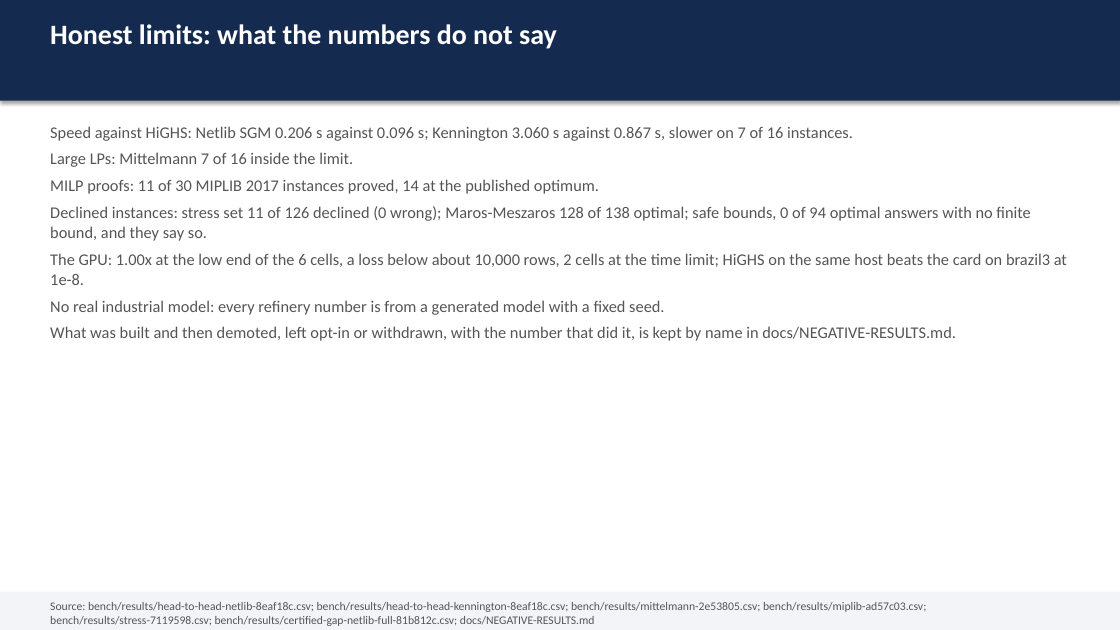
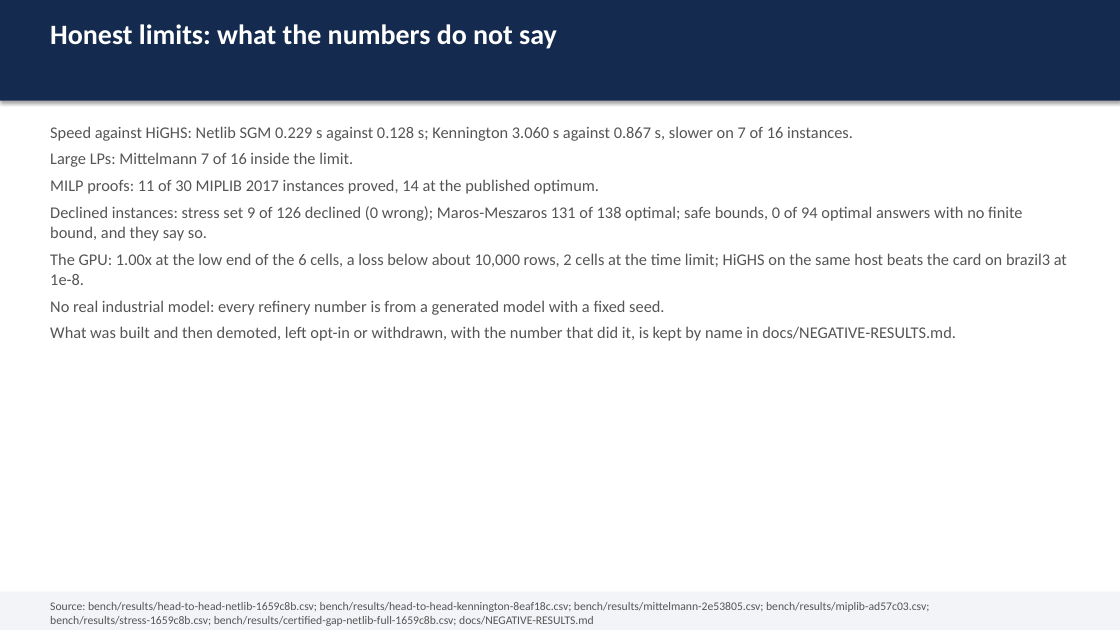
Before and after one commit to thegoodengineers/SANKHYA, a slide deck: slide 11 of docs/SANKHYA-deck.pptx. Drawn at 1120x630 pixels with LibreOffice and Linux fonts; fonts in the diff are those of the drawing. Boxes give left, top, right and bottom in pixels: in the first picture for what was removed or moved away, otherwise in the second. Text is boxed around its words. In the diff, an @@ line names an element or a change of style, - is before the commit and + after.

Commit message:
bench(main): Maros-Meszaros 131 optimal and 129 verified at the reference, pooling 38 of 39 with every certificate checked, and the LP sets, on main at 1659c8b
Every suite below ran through bench.yml on a GitHub-hosted runner, built from main at
1659c8b5 (after #1284, #1288, #1291 and #1282), at each set's stated protocol. The README
scoreboard, docs/BENCHMARKS.md and docs/REPORT.* are regenerated by their generators; the
README prose names the new counts and the merged capabilities a reader should see.

```diff
--- a/docs/SANKHYA-deck.pptx
+++ b/docs/SANKHYA-deck.pptx
@@ text at (50, 126, 853, 141): text changed @@
-Speed against HiGHS: Netlib SGM 0.206 s against 0.096 s; Kennington 3.060 s against 0.867 s, slower on 7 of 16 instances.
+Speed against HiGHS: Netlib SGM 0.229 s against 0.128 s; Kennington 3.060 s against 0.867 s, slower on 7 of 16 instances.
@@ text at (50, 206, 1022, 241): text changed @@
-Declined instances: stress set 11 of 126 declined (0 wrong); Maros-Meszaros 128 of 138 optimal; safe bounds, 0 of 94 optimal answers with no finite bound, and they say so.
+Declined instances: stress set 9 of 126 declined (0 wrong); Maros-Meszaros 131 of 138 optimal; safe bounds, 0 of 94 optimal answers with no finite bound, and they say so.
@@ text at (50, 602, 929, 626): text changed @@
-Source: bench/results/head-to-head-netlib-8eaf18c.csv; bench/results/head-to-head-kennington-8eaf18c.csv; bench/results/mittelmann-2e53805.csv; bench/results/miplib-ad57c03.csv; bench/results/stress-7119598.csv; bench/results/certified-gap-netlib-full-81b812c.csv; docs/NEGATIVE-RESULTS.md
+Source: bench/results/head-to-head-netlib-1659c8b.csv; bench/results/head-to-head-kennington-8eaf18c.csv; bench/results/mittelmann-2e53805.csv; bench/results/miplib-ad57c03.csv; bench/results/stress-1659c8b.csv; bench/results/certified-gap-netlib-full-1659c8b.csv; docs/NEGATIVE-RESULTS.md
```
Also in this commit, not shown: 4 other slides changed, 17 other files.
